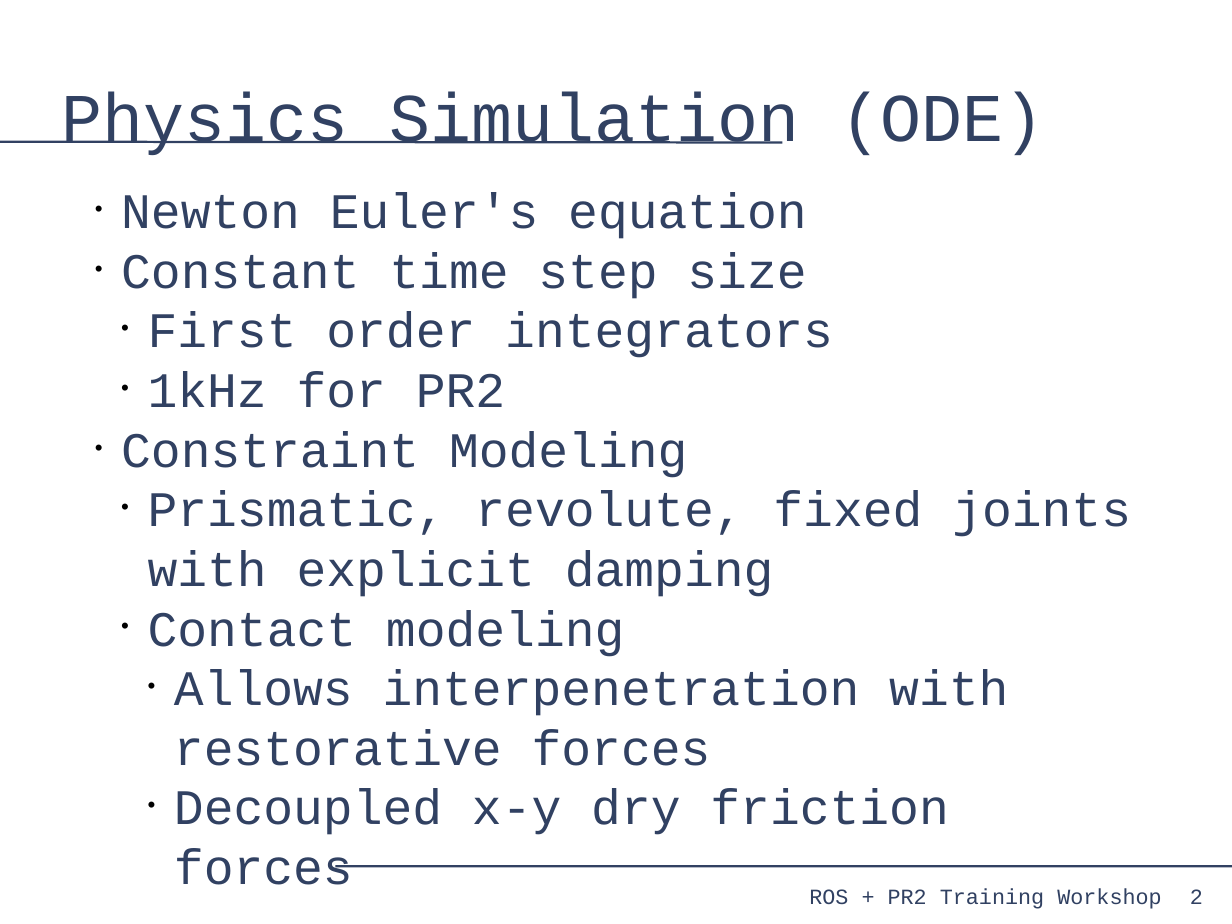
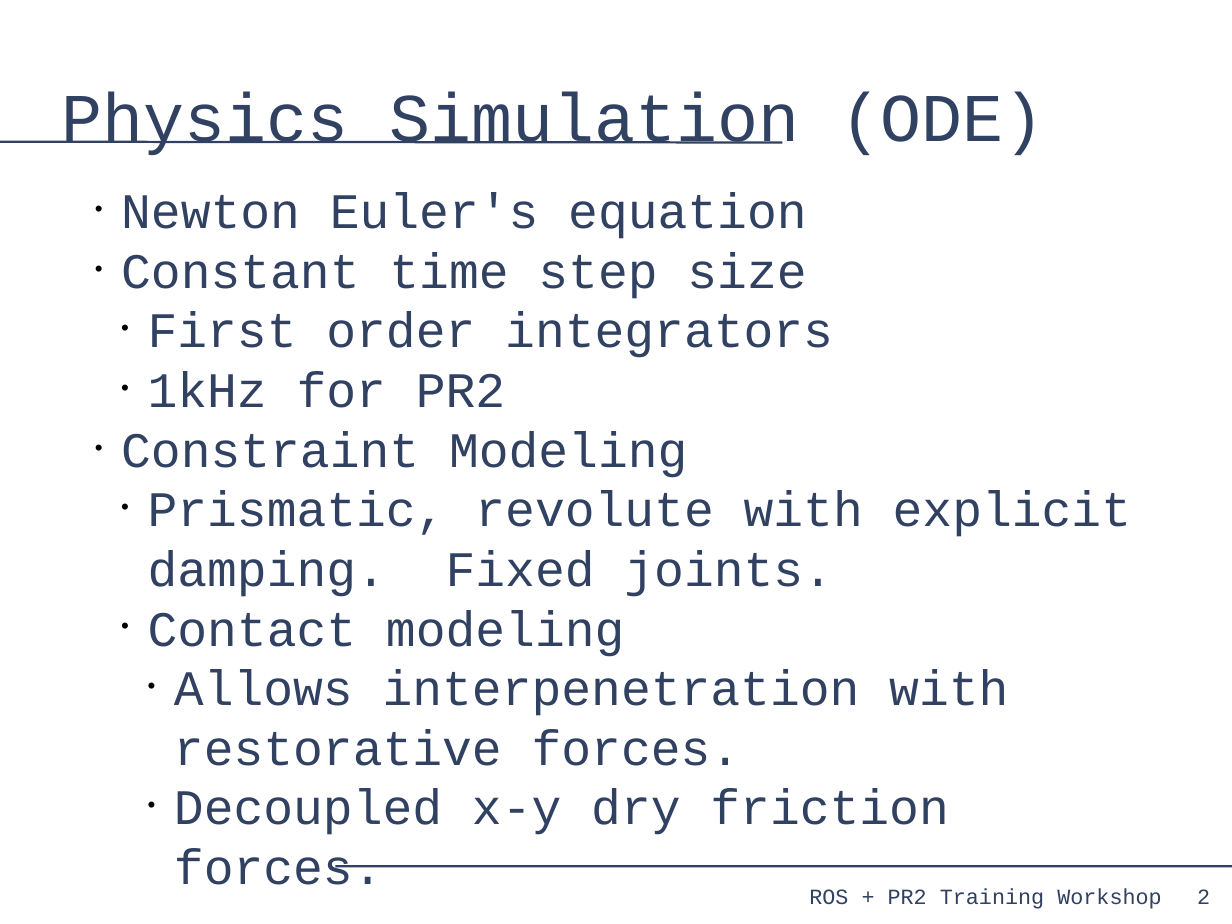
Before and after one commit to PR2/pr2_docs, a slide deck: slide 2 of pr2_training_workshop/simulation/simulation_training_workshop.odp. Drawn at 1232x924 pixels with LibreOffice and Linux fonts; fonts in the diff are those of the drawing. Boxes give left, top, right and bottom in pixels: in the first picture for what was removed or moved away, otherwise in the second. Text is boxed around its words. In the diff, an @@ line names an element or a change of style, - is before the commit and + after.

Commit message:
updating sim

```diff
--- a/pr2_training_workshop/simulation/simulation_training_workshop.odp
+++ b/pr2_training_workshop/simulation/simulation_training_workshop.odp
@@ text at (148, 491, 1131, 597): text changed @@
-  • Prismatic, revolute, fixed joints with explicit damping
+  • Prismatic, revolute with explicit damping. Fixed joints.
@@ text at (174, 669, 1008, 885): text changed @@
-    • Allows interpenetration with restorative forces
-    • Decoupled x-y dry friction forces
+    • Allows interpenetration with restorative forces.
+    • Decoupled x-y dry friction forces.
@@ page number: place and size @@
-page number at (1190, 889, 1203, 904)
+page number at (1197, 889, 1210, 904)
```
Also in this commit, not shown: 11 other slides changed, 7 slides added, 2 slides removed.
